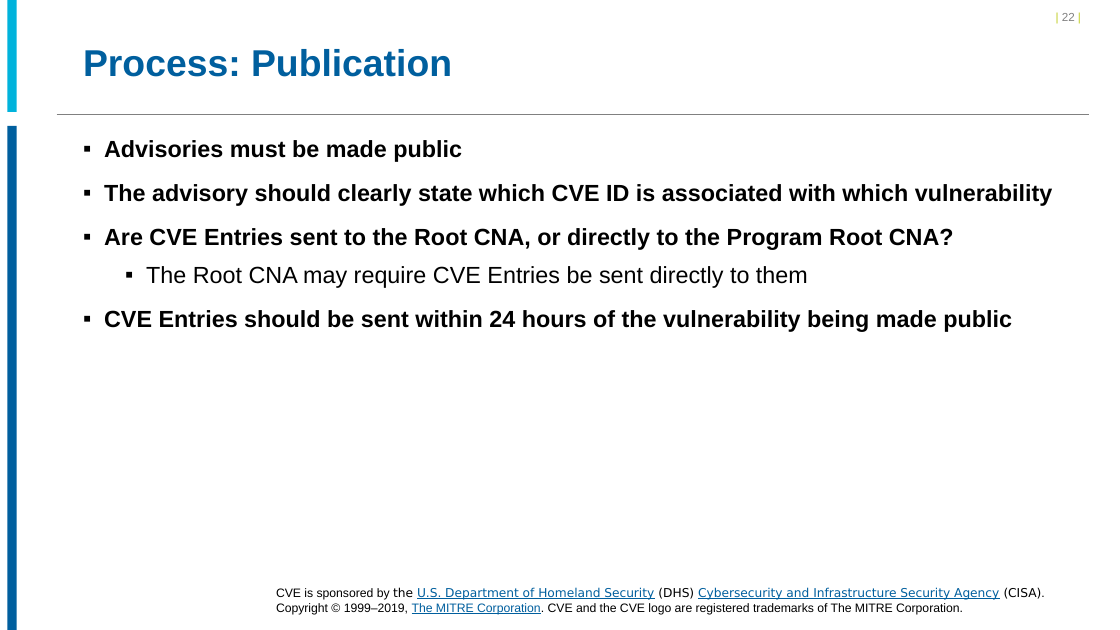
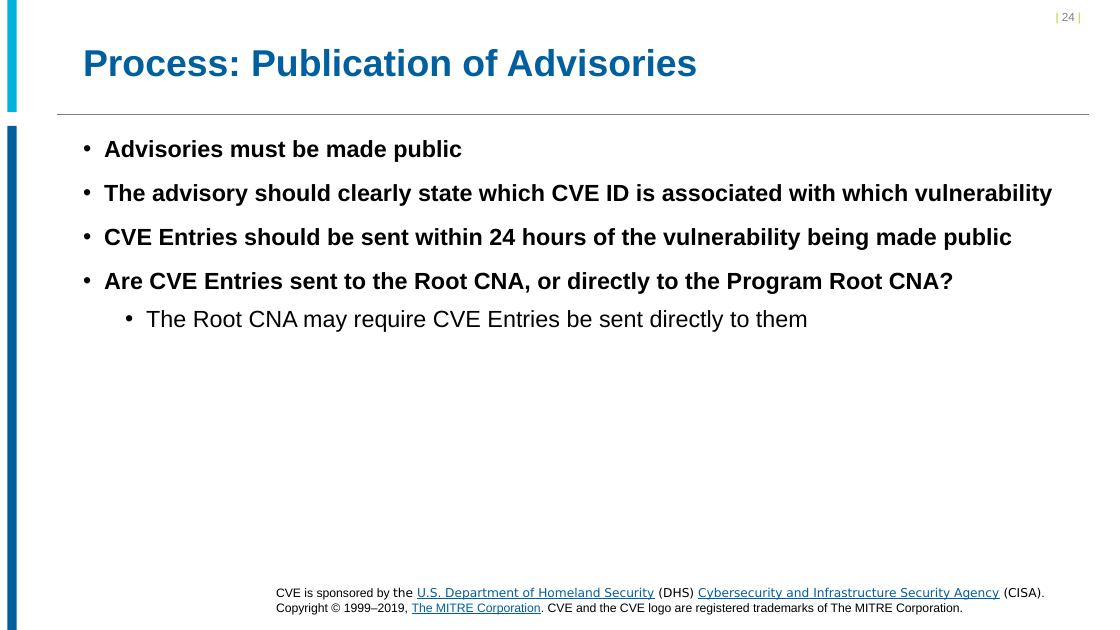
Before and after one commit to CVEProject/cveproject.github.io, a slide deck: slide 24 of docs/cna/Becoming_a_CNA.pptx (slide 22 before the commit). Drawn at 1120x630 pixels with LibreOffice and Linux fonts; fonts in the diff are those of the drawing; background and template pictures are left out. Boxes give left, top, right and bottom in pixels: in the first picture for what was removed or moved away, otherwise in the second. Text is boxed around its words. In the diff, an @@ line names an element or a change of style, - is before the commit and + after.

Commit message:
Add files via upload
Add updated version 10/1/19

```diff
--- a/docs/cna/Becoming_a_CNA.pptx
+++ b/docs/cna/Becoming_a_CNA.pptx
@@ page number at bbox=[1062, 13, 1075, 21]: text changed @@
-| 22 |
+| 24 |
@@ title at bbox=[83, 49, 698, 77]: text changed @@
-Process: Publication
+Process: Publication of Advisories
@@ text at bbox=[104, 140, 1052, 332]: bullet ▪ to • @@
@@ text at bbox=[104, 228, 1012, 250]: paragraph added @@
+• CVE Entries should be sent within 24 hours of the vulnerability being made public
@@ text at bbox=[104, 310, 1012, 332]: paragraph removed @@
-▪ CVE Entries should be sent within 24 hours of the vulnerability being made public
```
Also in this commit, not shown: 23 other slides changed, 2 slides added.
